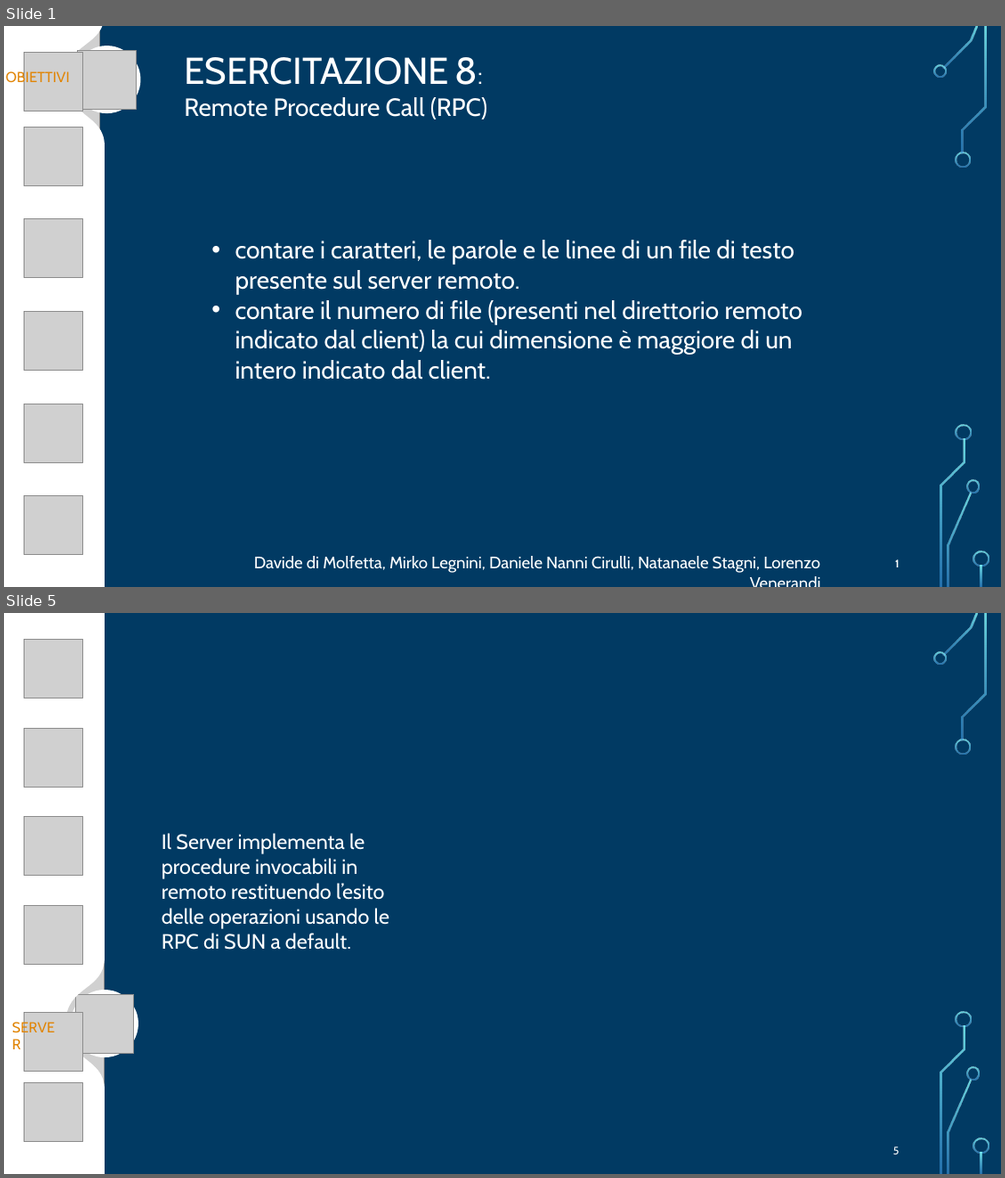
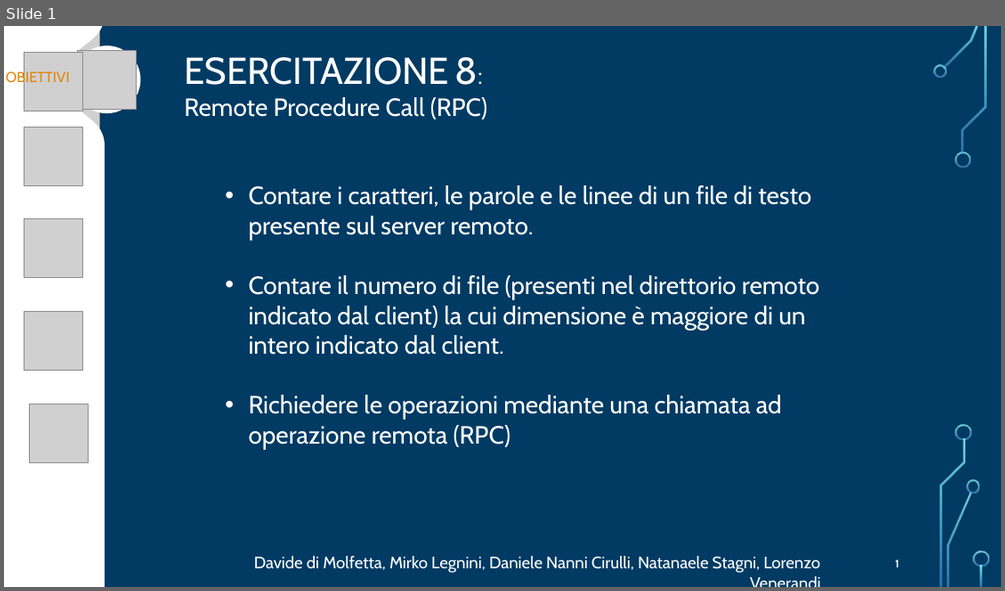
Before and after one commit to FlippaFloppa/Reti-di-Calcolatori-gruppo-Lore, a slide deck: Esercitazione_8/esercitazione8.pptx. Shown one above the other, each under a label of ours: slides 1 and 5 before the commit, slide 1 after it; the slides between them are not shown. The pictures are 1005x1178 and 1005x591 pixels, drawn with LibreOffice and Linux fonts; fonts in the diff are those of the drawing; grey boxes stand for pictures; background and template pictures are left out. Boxes give left, top, right and bottom in pixels: in the first picture for what was removed or moved away, otherwise in the second. Text is boxed around its words. In the diff, an @@ line names an element or a change of style, - is before the commit and + after.

```diff
--- a/Esercitazione_8/esercitazione8.pptx
+++ b/Esercitazione_8/esercitazione8.pptx
@@ slide 5 removed at (4, 613, 1001, 1174), background picture (left out); not listed: 16 template elements that a slide beside it also shows @@
@@ freeform shape removed at (4, 613, 105, 1174) @@
@@ picture removed at (24, 639, 82, 698) @@
@@ picture removed at (24, 728, 82, 787) @@
@@ picture removed at (6, 765, 105, 1174) @@
@@ group removed at (20, 613, 101, 773): 8 freeform shapes @@
@@ picture removed at (24, 817, 82, 876) @@
@@ text removed at (162, 833, 389, 949) @@
-Il Server implementa le procedure invocabili in remoto restituendo l’esito delle operazioni usando le RPC di SUN a default.
@@ picture removed at (24, 906, 82, 965) @@
@@ picture removed at (24, 1013, 82, 1071) @@
@@ ellipse removed at (71, 989, 138, 1058) @@
@@ picture removed at (75, 995, 134, 1054) @@
@@ text removed at (5, 1014, 64, 1040) @@
-SERVER
@@ picture removed at (24, 1083, 82, 1142) @@
@@ page number removed at (893, 1146, 899, 1154) @@
-5
@@ slide 1 changed as well @@
@@ text at (249, 185, 819, 449): text changed @@
-• contare i caratteri, le parole e le linee di un file di testo presente sul server remoto.
-• contare il numero di file (presenti nel direttorio remoto indicato dal client) la cui dimensione è maggiore di un intero indicato dal client.
+• Contare i caratteri, le parole e le linee di un file di testo presente sul server remoto.
+• Contare il numero di file (presenti nel direttorio remoto indicato dal client) la cui dimensione è maggiore di un intero indicato dal client.
+• Richiedere le operazioni mediante una chiamata ad operazione remota (RPC)
@@ picture removed at (24, 403, 82, 463) @@
@@ picture: place and size @@
-picture at (24, 496, 82, 555)
+picture at (30, 403, 89, 463)
@@ freeform shape added at (54, 497, 70, 513), fill gradient #82FFFF to #3D97DE @@
```
Also in this commit, not shown: 3 other slides changed, 1 slide added, 1 other slide removed, 1 other file.
